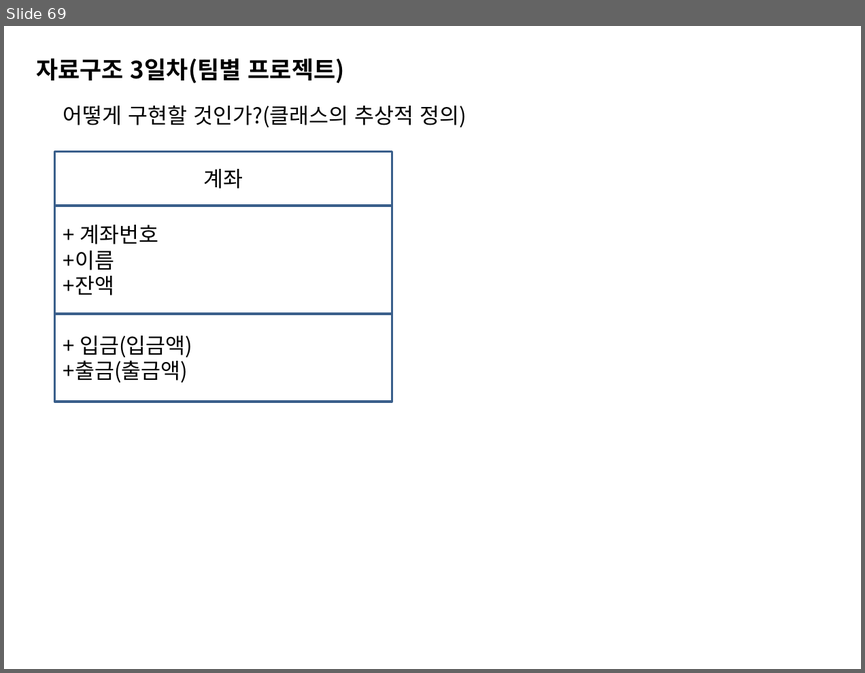
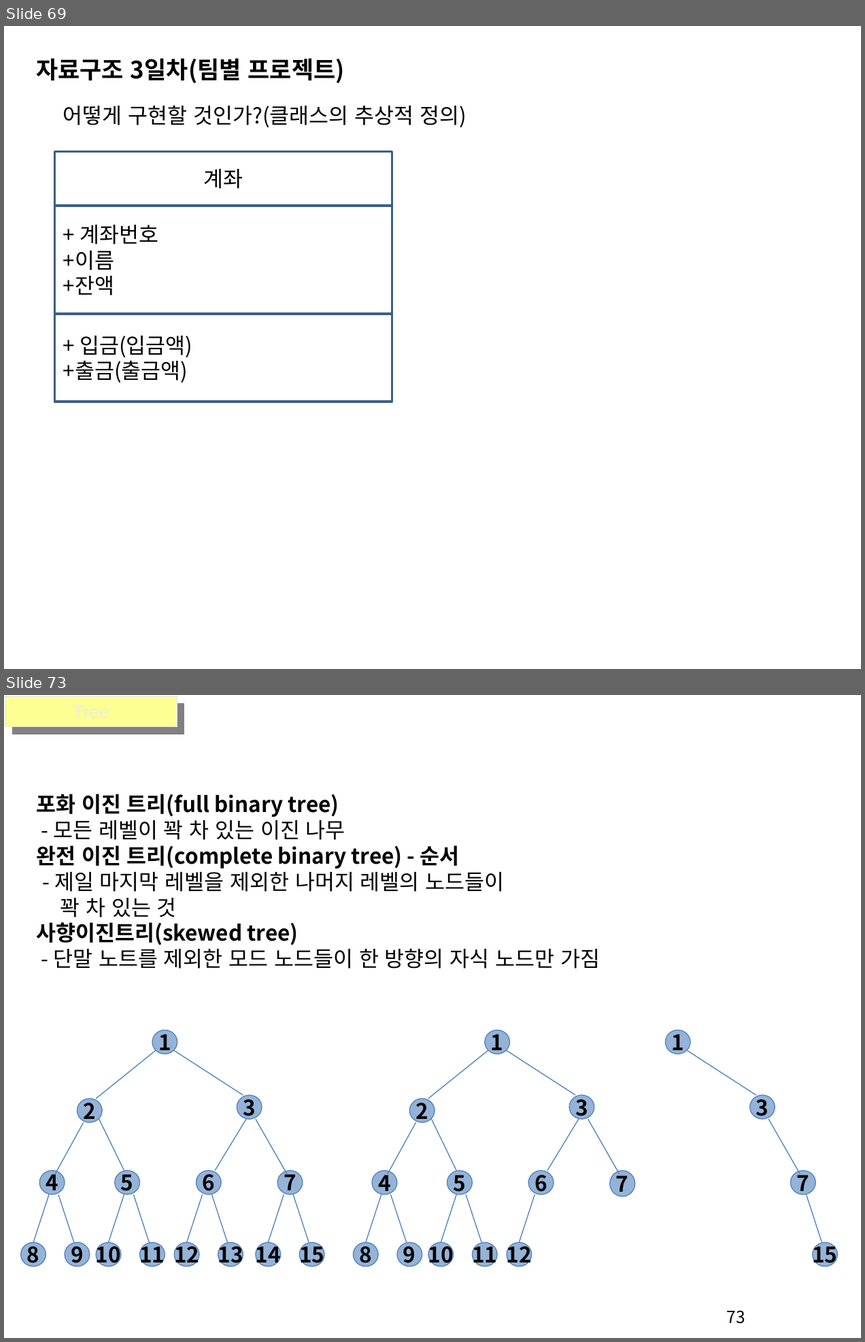
Before and after one commit to sing2song/TILDS, a slide deck: Java자료구조.pptx. Shown one above the other, each under a label of ours: slide 69 before the commit, slides 69 and 73 after it; the slides between them are not shown. The pictures are 865x673 and 865x1342 pixels, drawn with LibreOffice and Linux fonts; fonts in the diff are those of the drawing. Boxes give left, top, right and bottom in pixels: in the first picture for what was removed or moved away, otherwise in the second. Text is boxed around its words. In the diff, an @@ line names an element or a change of style, - is before the commit and + after.

```diff
--- a/Java자료구조.pptx
+++ b/Java자료구조.pptx
@@ slide 73 added at (x1=4, y1=695, x2=861, y2=1338), background #FFFFFF @@
@@ rectangle added at (x1=6, y1=697, x2=177, y2=727), fill #FCFF91, outline #EEECE1 0.75 pt @@
@@ text added at (x1=36, y1=794, x2=600, y2=968), 18 pt, text #000000, bold @@
+포화 이진 트리(full binary tree)
+- 모든 레벨이 꽉 차 있는 이진 나무
+완전 이진 트리(complete binary tree) - 순서
+- 제일 마지막 레벨을 제외한 나머지 레벨의 노드들이
+꽉 차 있는 것
+사향이진트리(skewed tree)
+- 단말 노트를 제외한 모드 노드들이 한 방향의 자식 노드만 가짐
@@ ellipse added at (x1=485, y1=1030, x2=509, y2=1054), fill #95B3D7, outline #4F81BD 0.75 pt, 18 pt, text #000000, bold @@
+1
@@ line added from (488, 1051) to (428, 1098), #4F81BD 0.75 pt @@
@@ line added from (506, 1051) to (575, 1095), #4F81BD 0.75 pt @@
@@ ellipse added at (x1=409, y1=1098, x2=434, y2=1123), fill #95B3D7, outline #4F81BD 0.75 pt, 18 pt, text #000000, bold @@
+2
@@ ellipse added at (x1=570, y1=1095, x2=594, y2=1119), fill #95B3D7, outline #4F81BD 0.75 pt, 18 pt, text #000000, bold @@
+3
@@ line added from (416, 1123) to (388, 1174), #4F81BD 0.75 pt @@
@@ line added from (432, 1119) to (456, 1170), #4F81BD 0.75 pt @@
@@ line added from (578, 1119) to (547, 1170), #4F81BD 0.75 pt @@
@@ line added from (587, 1119) to (619, 1174), #4F81BD 0.75 pt @@
@@ ellipse added at (x1=372, y1=1170, x2=396, y2=1195), fill #95B3D7, outline #4F81BD 0.75 pt, 18 pt, text #000000, bold @@
+4
@@ ellipse added at (x1=447, y1=1170, x2=472, y2=1195), fill #95B3D7, outline #4F81BD 0.75 pt, 18 pt, text #000000, bold @@
+5
@@ ellipse added at (x1=528, y1=1170, x2=553, y2=1195), fill #95B3D7, outline #4F81BD 0.75 pt, 18 pt, text #000000, bold @@
+6
@@ ellipse added at (x1=610, y1=1170, x2=634, y2=1196), fill #95B3D7, outline #4F81BD 0.75 pt, 18 pt, text #000000, bold @@
+7
@@ group added at (x1=21, y1=1030, x2=324, y2=1266): 15 ellipses, 14 lines @@
+1
+5
+6
+3
+4
+9
+7
+8
+2
+11
+10
+13
+12
+15
+14
@@ line added from (381, 1195) to (366, 1242), #4F81BD 0.75 pt @@
@@ line added from (390, 1195) to (407, 1242), #4F81BD 0.75 pt @@
@@ line added from (456, 1195) to (441, 1242), #4F81BD 0.75 pt @@
@@ line added from (466, 1195) to (481, 1242), #4F81BD 0.75 pt @@
@@ line added from (534, 1195) to (519, 1242), #4F81BD 0.75 pt @@
@@ group added at (x1=666, y1=1030, x2=837, y2=1266): 4 ellipses, 3 lines @@
+1
+3
+7
+15
@@ ellipse added at (x1=353, y1=1242, x2=377, y2=1266), fill #95B3D7, outline #4F81BD 0.75 pt, 18 pt, text #000000, bold @@
+8
@@ ellipse added at (x1=397, y1=1242, x2=422, y2=1266), fill #95B3D7, outline #4F81BD 0.75 pt, 18 pt, text #000000, bold @@
+9
@@ ellipse added at (x1=428, y1=1242, x2=453, y2=1266), fill #95B3D7, outline #4F81BD 0.75 pt, 18 pt, text #000000, bold @@
+10
@@ ellipse added at (x1=472, y1=1242, x2=496, y2=1266), fill #95B3D7, outline #4F81BD 0.75 pt, 18 pt, text #000000, bold @@
+11
@@ ellipse added at (x1=506, y1=1242, x2=531, y2=1266), fill #95B3D7, outline #4F81BD 0.75 pt, 18 pt, text #000000, bold @@
+12
@@ page number added at (x1=727, y1=1310, x2=745, y2=1323), 14 pt, text #000000 @@
+73
```
Also in this commit, not shown: 2 slides changed, 18 other slides added, 1 slide removed, 11 other files.
